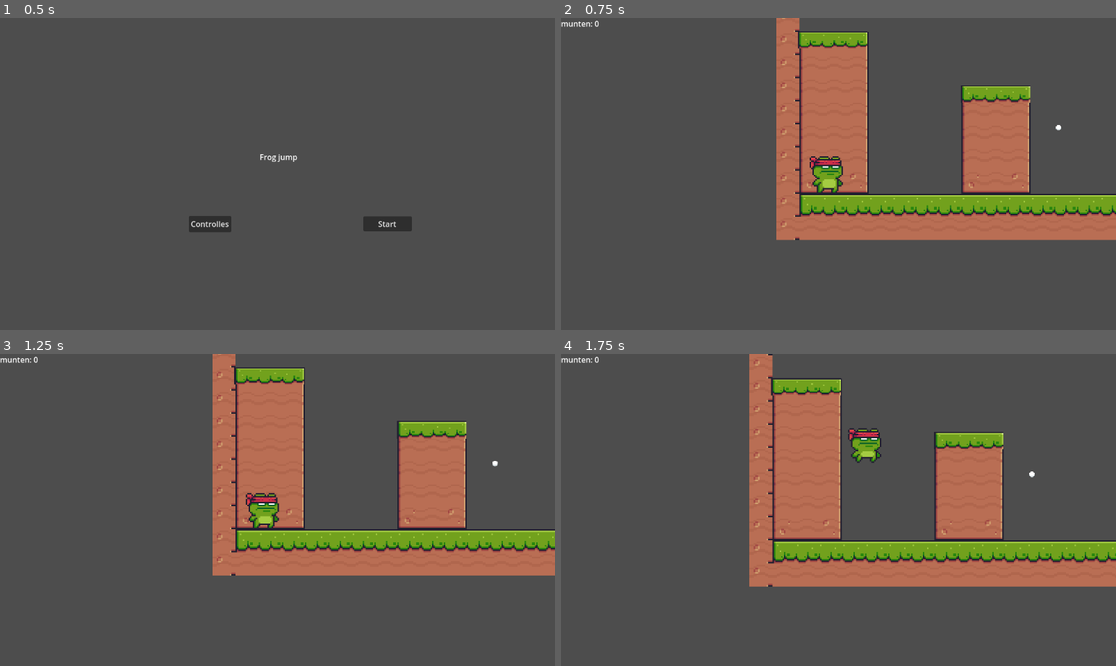
Above: before the commit, frames 1-4 (two rows, left to right).
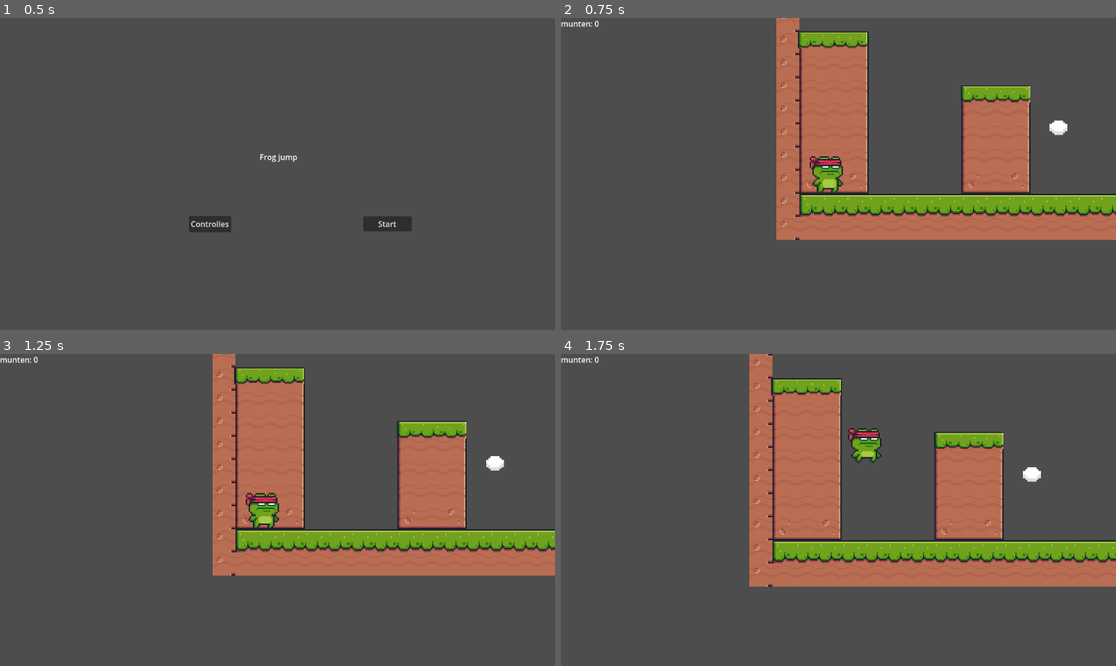
Above: after the commit, the same moments.

Repository: Rafaelorr/open_frog
Game: Godot game, scene res://main_menu.tscn
Two runs of this game, one before a commit and one after it. Both use one fixed random seed, a clock stepped at 60 frames per second and the inputs below.
Inputs:
- Up to frame 1 (0.5 s): no input
- Up to frame 2 (0.75 s): click "Start" at 0.5 s
- Up to frame 3 (1.25 s): no input
- Up to frame 4 (1.75 s): hold Right (ui_right) from 1.28 s (still down); tap Space (omhoog) at 1.35 s

Frame 1 is identical in both runs. In frame 2, 0.1% of the frame differs, in the area x 87-92%, y 32-38%; in frame 3, 0.1%; in frame 4, 0.1%.

Commit message:
vergroot de grootte van de munt

Diff:
--- a/munt.tscn
+++ b/munt.tscn
@@ -4,8 +4,8 @@
 [ext_resource type="Script" path="res://munt.gd" id="1_l3813"]
 
 [sub_resource type="CapsuleShape2D" id="CapsuleShape2D_8ml4o"]
-radius = 6.0
-height = 12.0
+radius = 17.0
+height = 34.0
 
 [node name="munt" type="Node2D"]
 script = ExtResource("1_l3813")
@@ -17,11 +17,9 @@
 
 [node name="munt_sprite" type="Sprite2D" parent="."]
 texture_filter = 1
-scale = Vector2(1.375, 1.4375)
+position = Vector2(0, -5.72205e-06)
+scale = Vector2(4.59375, 3.71094)
 texture = ExtResource("1_4yf77")
-
-[node name="Marker2D" type="Marker2D" parent="."]
-position = Vector2(1, 0)
 
 [connection signal="body_entered" from="Area2D" to="." method="_on_area_2d_body_entered"]
 [connection signal="body_exited" from="Area2D" to="." method="_on_area_2d_body_exited"]
